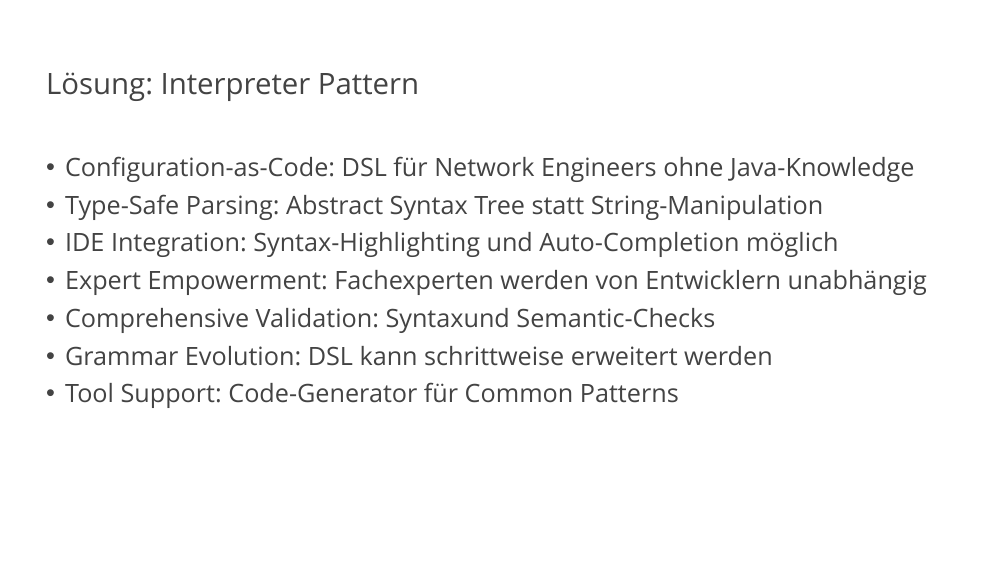
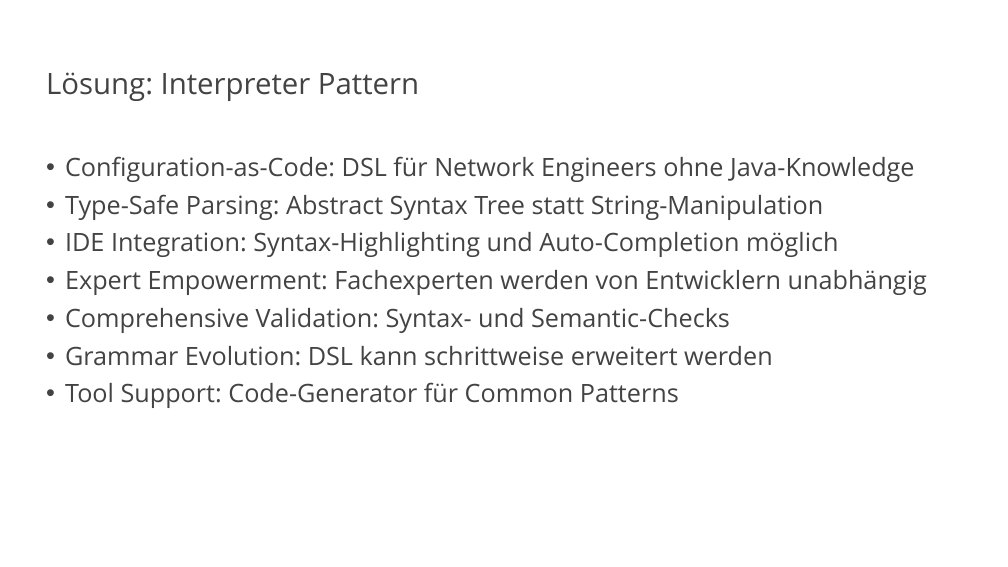
Before and after one commit to vanillacore-net/september-2025-telekom-training, a slide deck: slide 21 of presentations/powerpoint/block4-presentation.pptx (slide 17 before the commit). Drawn at 1008x567 pixels with LibreOffice and Linux fonts; fonts in the diff are those of the drawing; background and template pictures are left out. Boxes give left, top, right and bottom in pixels: in the first picture for what was removed or moved away, otherwise in the second. Text is boxed around its words. In the diff, an @@ line names an element or a change of style, - is before the commit and + after.

```diff
--- a/presentations/powerpoint/block4-presentation.pptx
+++ b/presentations/powerpoint/block4-presentation.pptx
@@ text at (x1=65, y1=308, x2=730, y2=333): text changed @@
-• Comprehensive Validation: Syntaxund Semantic-Checks
+• Comprehensive Validation: Syntax- und Semantic-Checks
```
Also in this commit, not shown: 17 other slides changed, 7 slides added, 2 other files.
